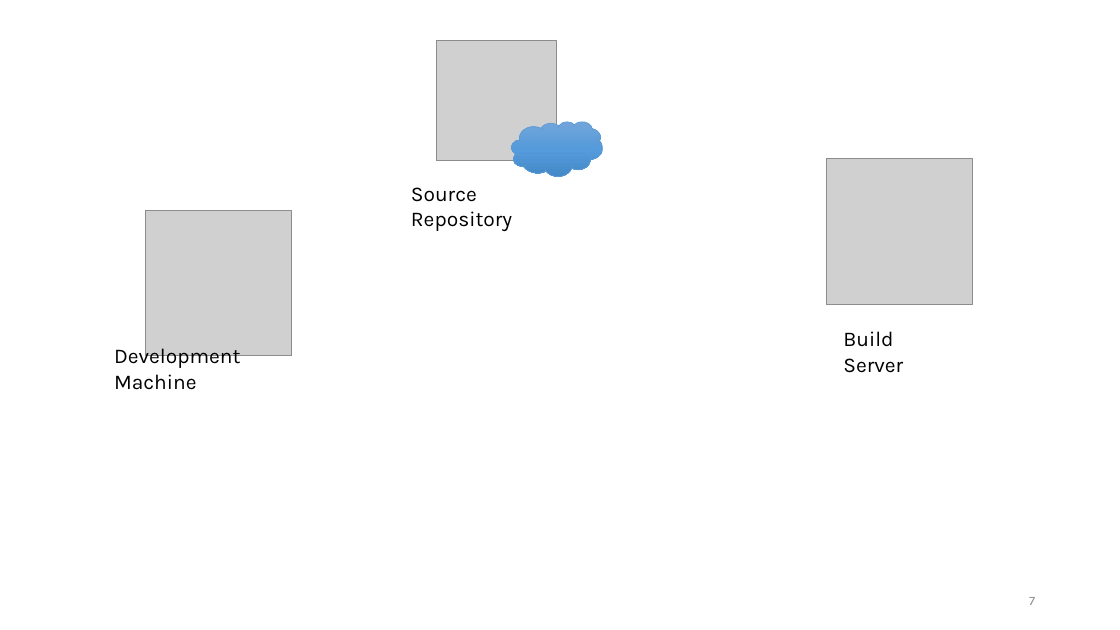
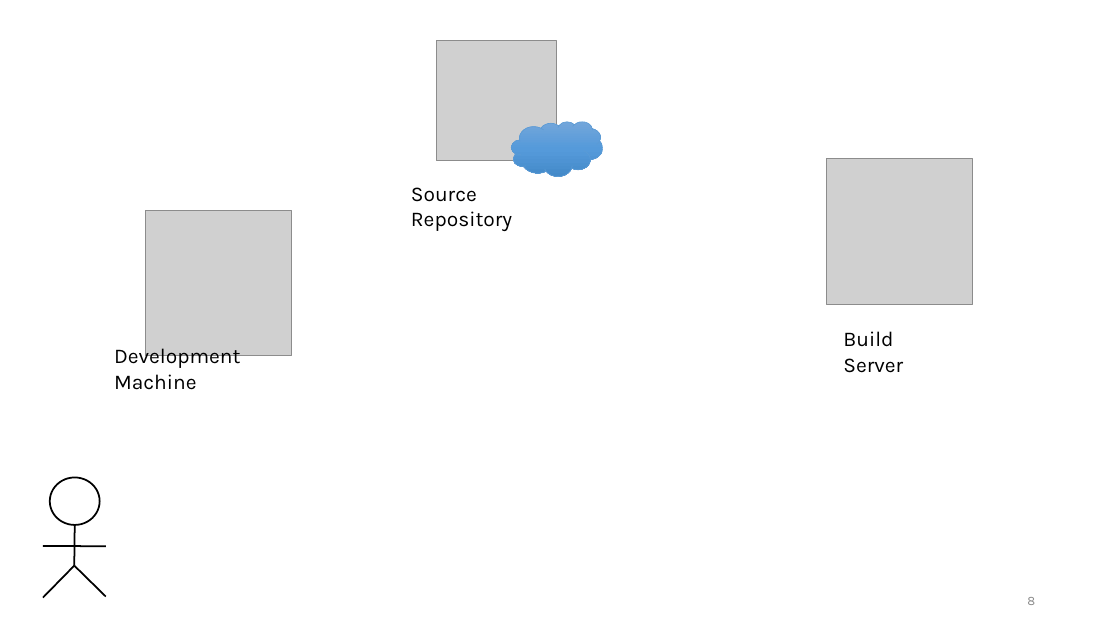
Before and after one commit to liepnguyen/Planru, a slide deck: slide 8 of Documents/Lessons Learned From Agile Quality Assurance In Scrum.pptx (slide 7 before the commit). Drawn at 1120x630 pixels with LibreOffice and Linux fonts; fonts in the diff are those of the drawing; grey boxes stand for pictures. Boxes give left, top, right and bottom in pixels: in the first picture for what was removed or moved away, otherwise in the second. Text is boxed around its words. In the diff, an @@ line names an element or a change of style, - is before the commit and + after.

Commit message:
edit doc

```diff
--- a/Documents/Lessons Learned From Agile Quality Assurance In Scrum.pptx
+++ b/Documents/Lessons Learned From Agile Quality Assurance In Scrum.pptx
@@ group added at bbox=[43, 477, 106, 597]: 4 lines, 1 ellipse @@
@@ page number at bbox=[1027, 597, 1035, 605]: text changed @@
-7
+8
```
Also in this commit, not shown: 1 slide added.
